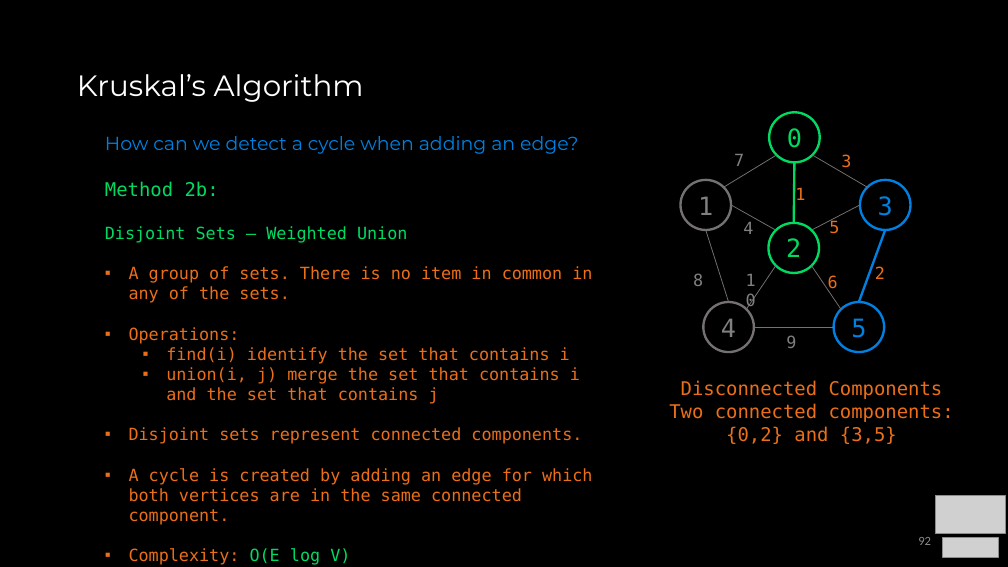
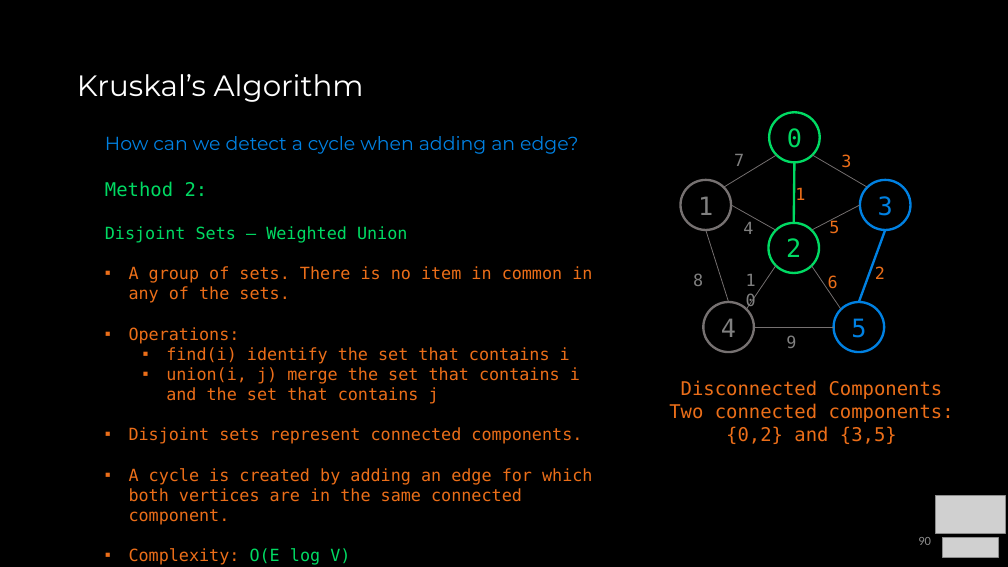
Before and after one commit to COP3530/Instructional-Content, a slide deck: slide 90 of Slides/Slides-PPT/8b - Graph Traversals and Algorithms.pptx (slide 92 before the commit). Drawn at 1008x567 pixels with LibreOffice and Linux fonts; fonts in the diff are those of the drawing; grey boxes stand for pictures. Boxes give left, top, right and bottom in pixels: in the first picture for what was removed or moved away, otherwise in the second. Text is boxed around its words. In the diff, an @@ line names an element or a change of style, - is before the commit and + after.

```diff
--- a/Slides/Slides-PPT/8b - Graph Traversals and Algorithms.pptx
+++ b/Slides/Slides-PPT/8b - Graph Traversals and Algorithms.pptx
@@ text at box(105, 181, 208, 197): text changed @@
-Method 2b:
+Method 2:
@@ page number at box(918, 537, 931, 545): text changed @@
-92
+90
```
Also in this commit, not shown: 9 other slides changed, 3 other files.
